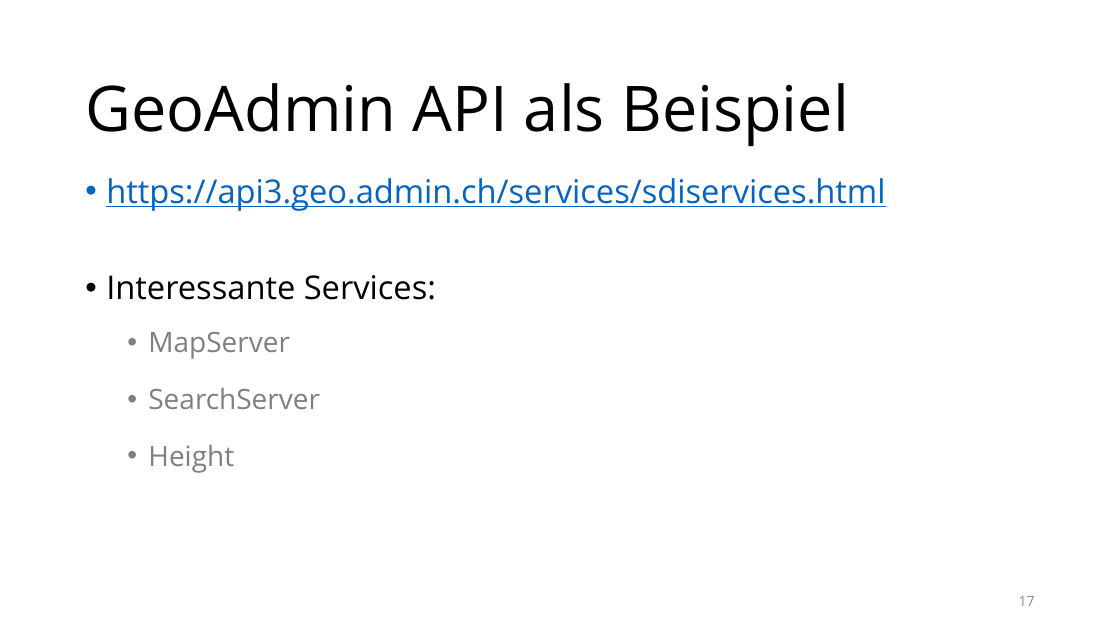
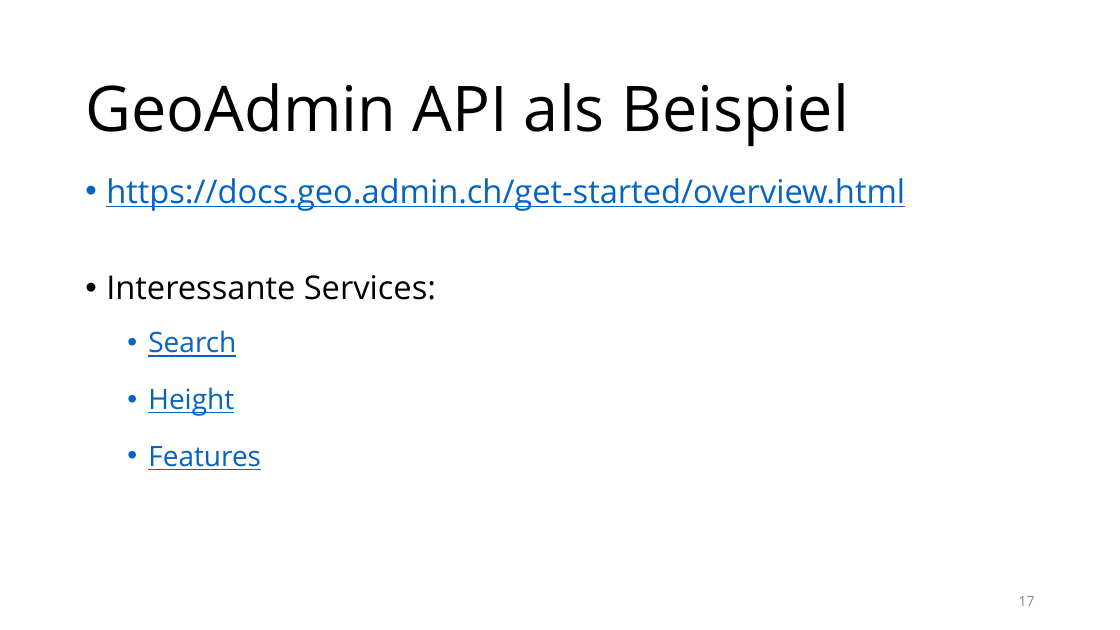
Before and after one commit to raphaeldas/js-advanced, a slide deck: slide 17 of papers/lektion-1.pptx. Drawn at 1120x630 pixels with LibreOffice and Linux fonts; fonts in the diff are those of the drawing; background and template pictures are left out. Boxes give left, top, right and bottom in pixels: in the first picture for what was removed or moved away, otherwise in the second. Text is boxed around its words. In the diff, an @@ line names an element or a change of style, - is before the commit and + after.

```diff
--- a/papers/lektion-1.pptx
+++ b/papers/lektion-1.pptx
@@ text at <box>106,178,905,211</box>: text changed @@
-• https://api3.geo.admin.ch/services/sdiservices.html
+• https://docs.geo.admin.ch/get-started/overview.html
@@ text at <box>148,330,236,357</box>: text changed; text colour #808080 to #0563C1 @@
-  • MapServer
-  • SearchServer
+  • Search
@@ text at <box>148,387,234,416</box>: text colour #808080 to #0563C1, underline on in "Height" @@
@@ text at <box>148,446,261,470</box>: paragraph added @@
+  • Features
```
Also in this commit, not shown: 1 other slide changed.
